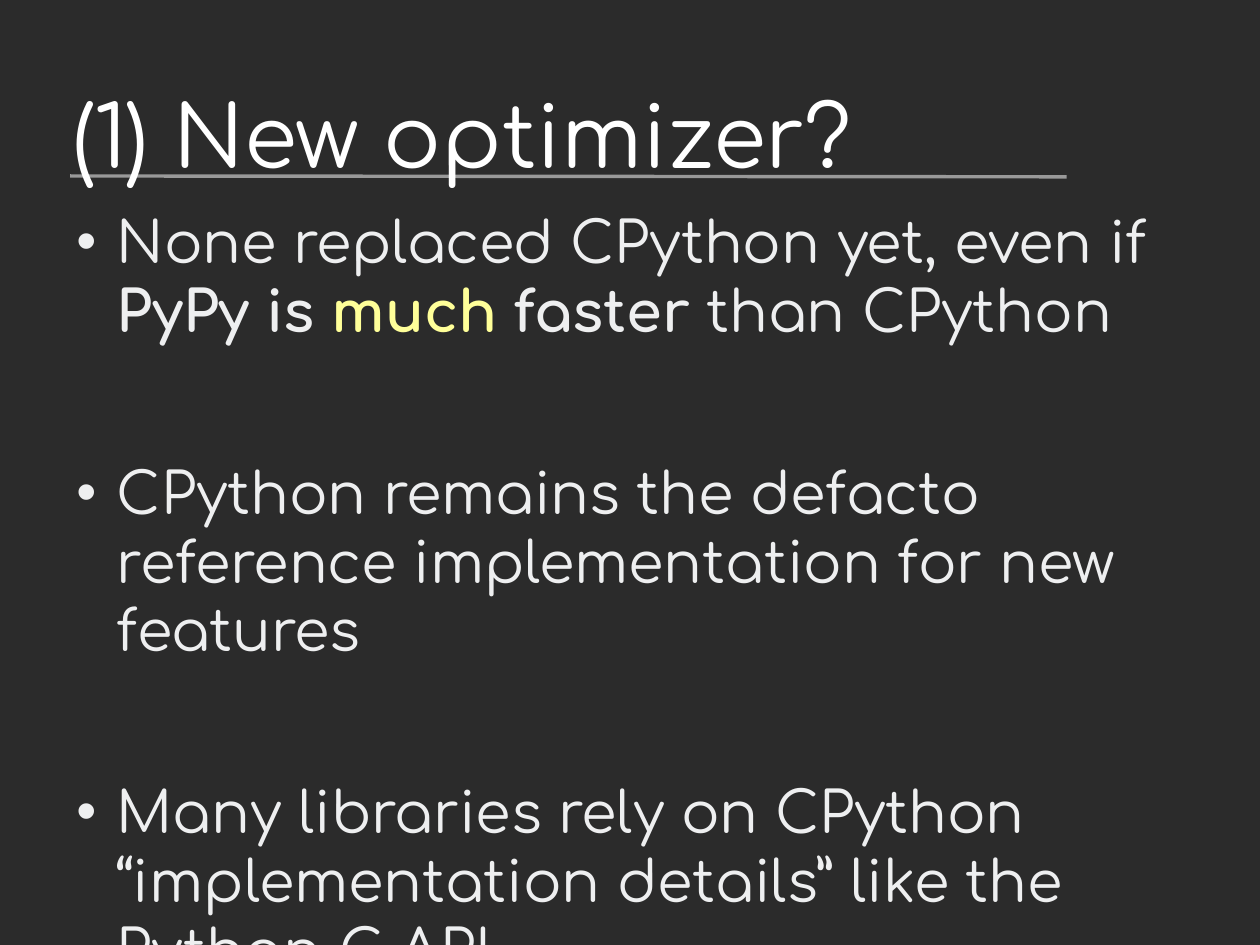
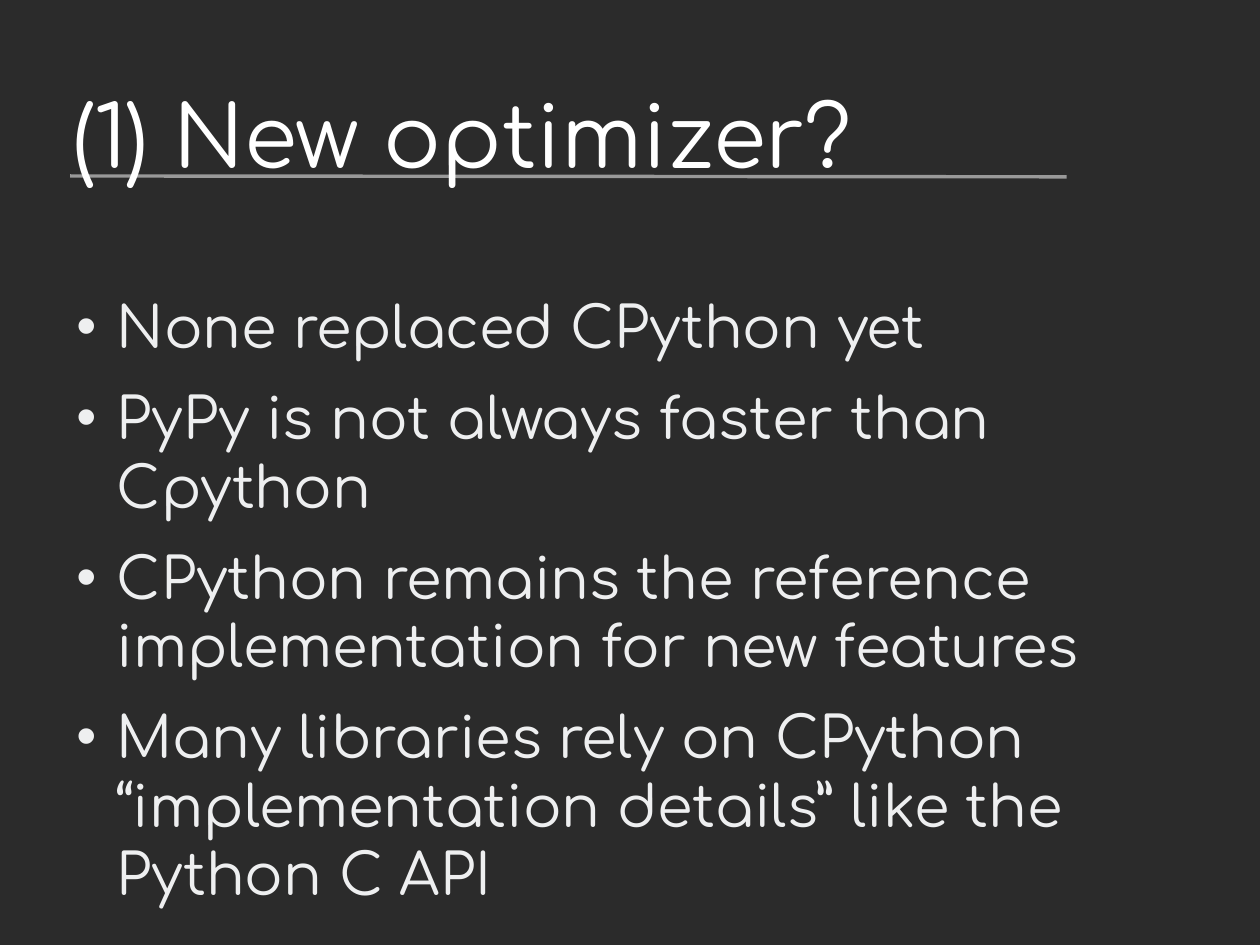
Before and after one commit to vstinner/talks, a slide deck: slide 6 of 2016-FOSDEM/fat_python.odp. Drawn at 1260x945 pixels with LibreOffice and Linux fonts; fonts in the diff are those of the drawing; background and template pictures are left out; a plain dark background stands for a picture behind light text. Boxes give left, top, right and bottom in pixels: in the first picture for what was removed or moved away, otherwise in the second. Text is boxed around its words. In the diff, an @@ line names an element or a change of style, - is before the commit and + after.

```diff
--- a/2016-FOSDEM/fat_python.odp
+++ b/2016-FOSDEM/fat_python.odp
@@ text "None replaced CPython yet": place and size @@
-text "None replaced CPython yet" at <box>117,218,1146,916</box>
+text "None replaced CPython yet" at <box>117,303,1079,909</box>
@@ text at <box>117,303,1079,681</box>: text changed @@
-• None replaced CPython yet, even if PyPy is much faster than CPython
-• CPython remains the defacto reference implementation for new features
+• None replaced CPython yet
+• PyPy is not always faster than Cpython
+• CPython remains the reference implementation for new features
```
Also in this commit, not shown: 7 other slides changed, 1 other file.
